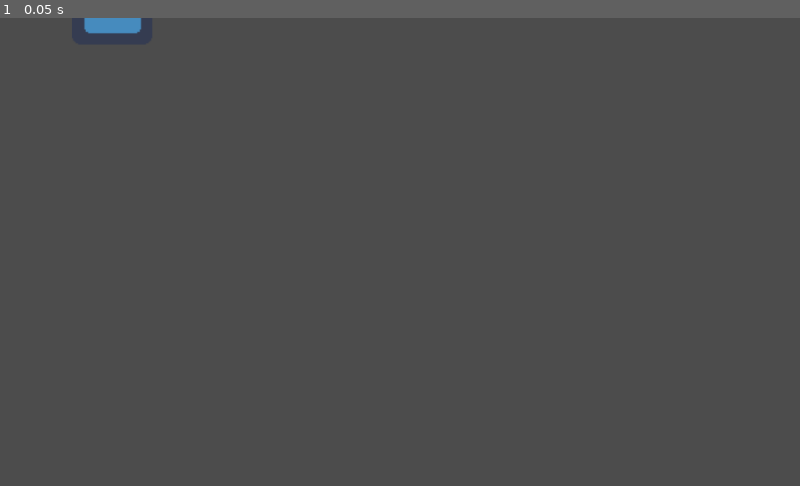
Above: before the commit, frame 1.
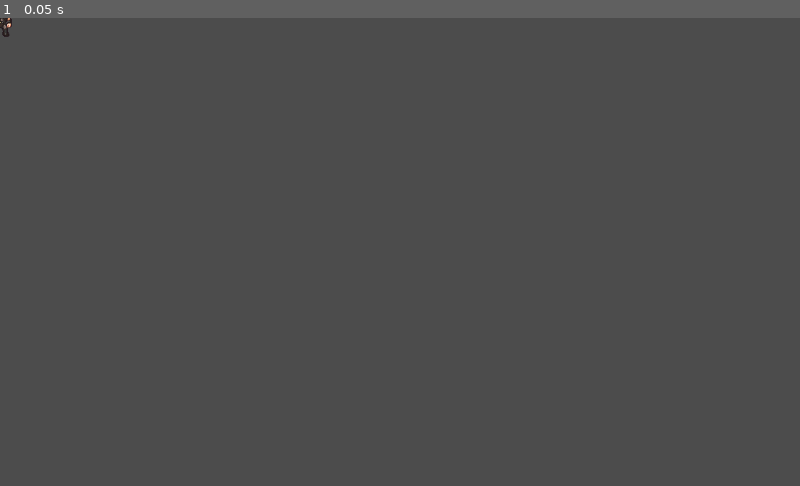
Above: after the commit, the same moment.

Repository: rominalodolo/PYTHON
Game: Godot game, scene res://player/Player.tscn
Same seed, same stepped clock (60 frames per second), same inputs: the game is played once before the commit and once after it. The engine's default icon, where the game draws it, is replaced by a stand-in: a white triangle on a blue panel in a dark square.
Inputs:
- Up to frame 1 (0.05 s): no input

The runs differ from the first frame. In frame 1, 0.3% of the frame differs, in the area x 0-18%, y 0-5%.

Commit message:
godot adds
adding the basics to the walking player man

Diff:
--- a/PythonGaming/game3_BladeFrogger/player/Player.tscn
+++ b/PythonGaming/game3_BladeFrogger/player/Player.tscn
@@ -1,10 +1,14 @@
-[gd_scene load_steps=2 format=2]
+[gd_scene load_steps=3 format=2]
 
-[ext_resource path="res://icon.png" type="Texture" id=1]
+[ext_resource path="res://BladeFroggerAssets/Player/Walk_Down_1.png" type="Texture" id=1]
 
-[node name="Player" type="Sprite"]
-position = Vector2( 143.5, -17.5 )
-scale = Vector2( 1.60938, 1.60938 )
+[sub_resource type="RectangleShape2D" id=1]
+extents = Vector2( 15.027, 24.1321 )
+
+[node name="Player" type="KinematicBody2D"]
+
+[node name="Sprite" type="Sprite" parent="."]
 texture = ExtResource( 1 )
 
-[node name="ChilldSprite" type="Sprite" parent="."]
+[node name="CollisionShape2D" type="CollisionShape2D" parent="."]
+shape = SubResource( 1 )
--- a/PythonGaming/game3_BladeFrogger/project.godot
+++ b/PythonGaming/game3_BladeFrogger/project.godot
@@ -14,6 +14,29 @@
 run/main_scene="res://player/Player.tscn"
 config/icon="res://icon.png"
 
+[importer_defaults]
+
+texture={
+"compress/bptc_ldr": 0,
+"compress/hdr_mode": 0,
+"compress/lossy_quality": 0.7,
+"compress/mode": 0,
+"compress/normal_map": 0,
+"detect_3d": false,
+"flags/anisotropic": false,
+"flags/filter": false,
+"flags/mipmaps": false,
+"flags/repeat": 0,
+"flags/srgb": 2,
+"process/HDR_as_SRGB": false,
+"process/fix_alpha_border": true,
+"process/invert_color": false,
+"process/premult_alpha": false,
+"size_limit": 0,
+"stream": false,
+"svg/scale": 1.0
+}
+
 [physics]
 
 common/enable_pause_aware_picking=true
Not shown, added: PythonGaming/game3_BladeFrogger/BladeFroggerAssets/Audio/Cyber_Space_Hunters.ogg.import
Not shown, added: PythonGaming/game3_BladeFrogger/BladeFroggerAssets/Audio/win.ogg.import
Binary file added: PythonGaming/game3_BladeFrogger/BladeFroggerAssets/Car/CarWeapons_preview.png
Not shown, added: PythonGaming/game3_BladeFrogger/BladeFroggerAssets/Car/CarWeapons_preview.png.import
Binary file added: PythonGaming/game3_BladeFrogger/BladeFroggerAssets/Car/Grey1.png
Not shown, added: PythonGaming/game3_BladeFrogger/BladeFroggerAssets/Car/Grey1.png.import
Binary file added: PythonGaming/game3_BladeFrogger/BladeFroggerAssets/Car/Grey2.png
Not shown, added: PythonGaming/game3_BladeFrogger/BladeFroggerAssets/Car/Grey2.png.import
Binary file added: PythonGaming/game3_BladeFrogger/BladeFroggerAssets/Car/Yellow1.png
Not shown, added: PythonGaming/game3_BladeFrogger/BladeFroggerAssets/Car/Yellow1.png.import
Binary file added: PythonGaming/game3_BladeFrogger/BladeFroggerAssets/Car/Yellow2.png
Not shown, added: PythonGaming/game3_BladeFrogger/BladeFroggerAssets/Car/Yellow2.png.import
(and 78 more such lines)
